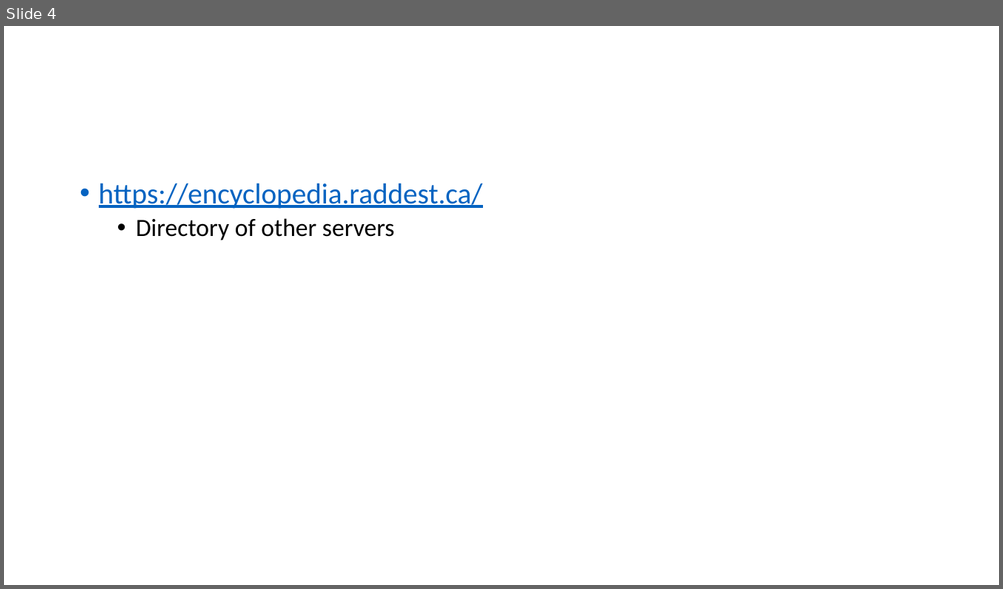
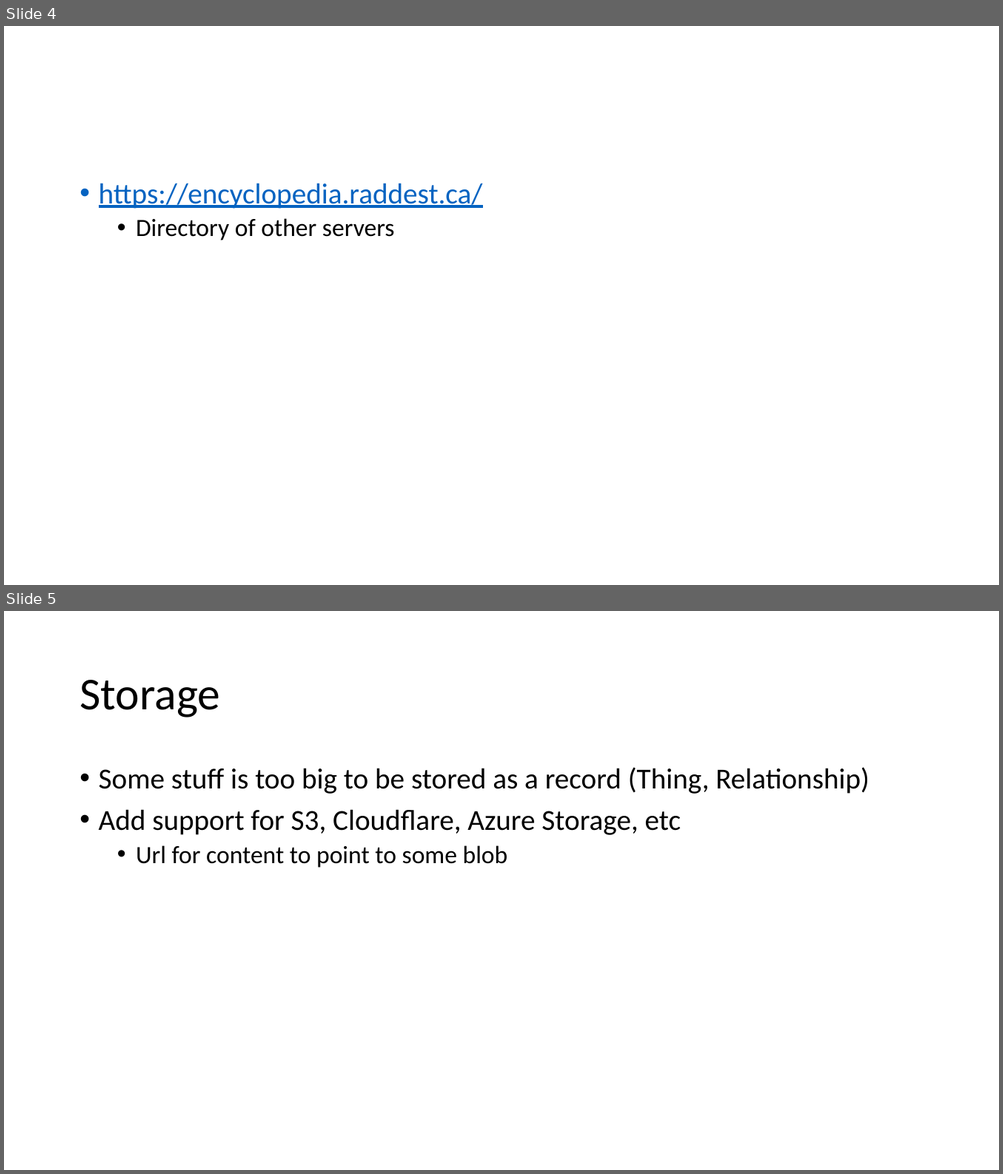
Before and after one commit to raddest-ca/encyclopedia-radica, a slide deck: radica.pptx. Shown one above the other, each under a label of ours: slide 4 before the commit, slides 4 and 5 after it. The pictures are 1003x589 and 1003x1174 pixels, drawn with LibreOffice and Linux fonts; fonts in the diff are those of the drawing. Boxes give left, top, right and bottom in pixels: in the first picture for what was removed or moved away, otherwise in the second. Text is boxed around its words. In the diff, an @@ line names an element or a change of style, - is before the commit and + after.

```diff
--- a/radica.pptx
+++ b/radica.pptx
@@ slide 5 added at [4, 611, 999, 1170], background #FFFFFF @@
@@ title added at [79, 680, 220, 718], 44 pt, text #000000 @@
+Storage
@@ text added at [99, 767, 869, 868], 28 pt, text #000000 @@
+• Some stuff is too big to be stored as a record (Thing, Relationship)
+• Add support for S3, Cloudflare, Azure Storage, etc
+  • Url for content to point to some blob
```
Also in this commit, not shown: 14 other files.
